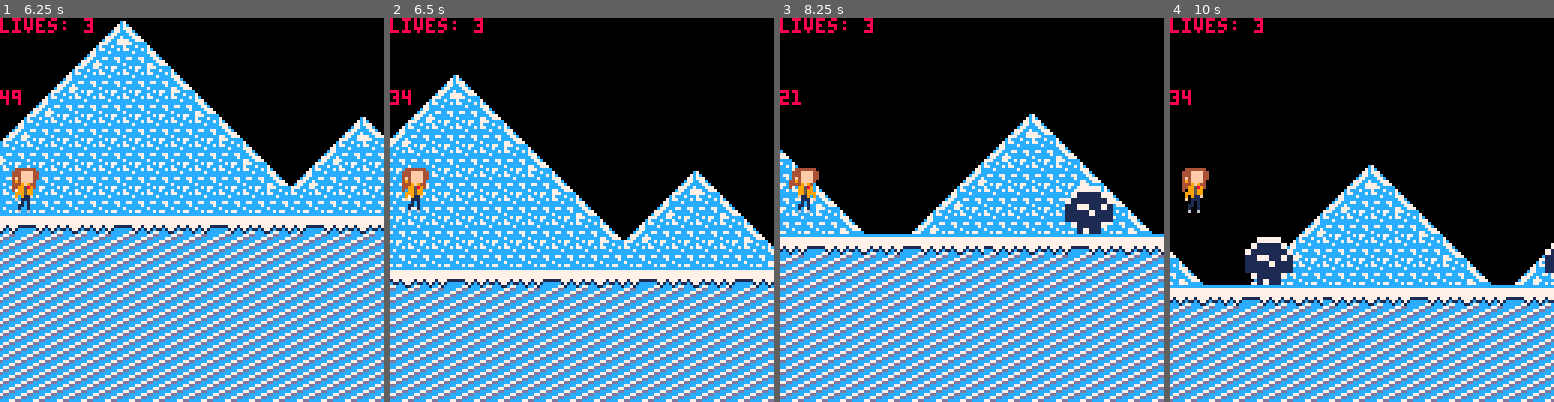
Above: before the commit, frames 1-4 (left to right).
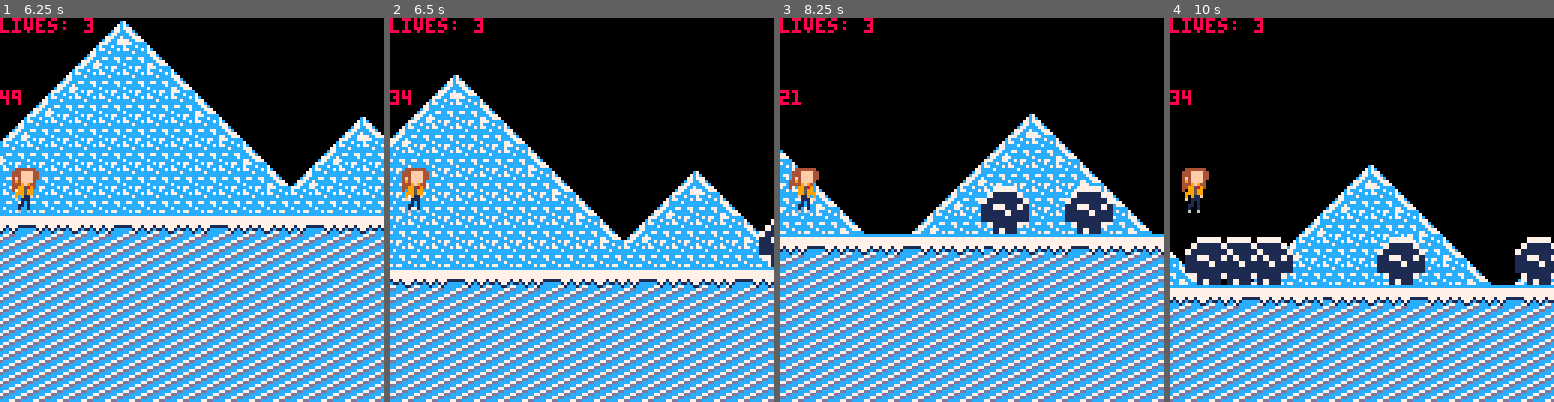
Above: after the commit, the same moments.

Repository: mrbryantguy/School-Route-Charlie
Game: PICO-8 cartridge One Cartidge/srch.p8
The game is run twice, just before and just after one commit, with the same random seed, the same clock (stepped at 60 frames per second) and the same inputs.
Inputs:
- Up to frame 1 (6.25 s): tap X (X key) at 0.33, 1.07, 1.85, 2.97, 4.08, 5.2 s; hold Right 1.6-2.1 s; hold Right 2.47-3.03 s; hold Left 3.08-3.58 s; hold Right 4.02-4.68 s; hold Left 5.08-5.68 s; hold Right from 6.08 s (still down)
- Up to frame 2 (6.5 s): keep holding Right; tap X (X key) at 6.32 s
- Up to frame 3 (8.25 s): release Right at 6.58 s; hold Right 6.63-7.13 s; tap X (X key) at 7.43 s; hold Right 7.5-8.07 s; hold Left from 8.12 s (still down)
- Up to frame 4 (10 s): tap X (X key) at 8.55, 9.67 s; release Left at 8.62 s; hold Right 9.05-9.72 s

Frame 1 is identical in both runs. In frame 2, 0.3% of the frame differs, in the area x 96-100%, y 52-65%; in frame 3, 1.2%; in frame 4, 4.0%, in the area x 3-100%, y 57-70%.

Commit message:
Implementation of spawn limiter
Spawn limiter is to stop snowballs to spawn after a certain X possition of the platyer

Diff:
--- a/One Cartidge/srch.p8
+++ b/One Cartidge/srch.p8
@@ -220,61 +220,80 @@
 snow_x-=1  -- speed of the ball
 s1x -=1
 s2x -=1
-s3x -=1
-s4x -=1
-s5x -=1
-s6x -=1
-s6x -=1
-s7x -=1
+s3x -=2
+s4x -=2
+s5x -=3
+s6x -=3
+s6x -=4
+s7x -=5
+
+local spawnlimit = 950
 
 
 --this resets the balls when
 
 if snow_x < p.x then
 
-snow_x = flr(p.x + 200)
+	if flr(p.x + 200) < spawnlimit then
+	snow_x = flr(p.x + 200)
+	end
 
 end
 
 if s1x < p.x then
 
+	if flr(p.x + 300) < spawnlimit then
 	s1x = flr(p.x + 300)
 
+	end
+
 end
 
 if s2x < p.x then
 
+	if flr(p.x + 400 < spawnlimit) then
 	s2x = flr(p.x + 400)
+	end
 
 end
 
 if s3x < p.x then
 
+	if flr(p.x + 500) < spawnlimit then
 	s3x = flr(p.x + 500)
+	end
 
 end
 
 if s4x < p.x then
 
+	if flr(p.x + 600) < spawnlimit then
 	s4x = flr(p.x + 600)
+	end
 
 end
 
 if s5x < p.x then
 
+	if flr(p.x + 700) < spawnlimit then
 	s5x = flr(p.x + 700)
+	end
 
 end
 
 if s6x < p.x then
 
+	if flr(p.x + 800) < spawnlimit then
 	s6x = flr(p.x + 800)
+	end
 
 end
 
 if s7x < p.x then
 
+	if	flr (p.x + 900) < spawnlimit then
 	s7x = flr(p.x + 900)
+	end
 
 end
 
